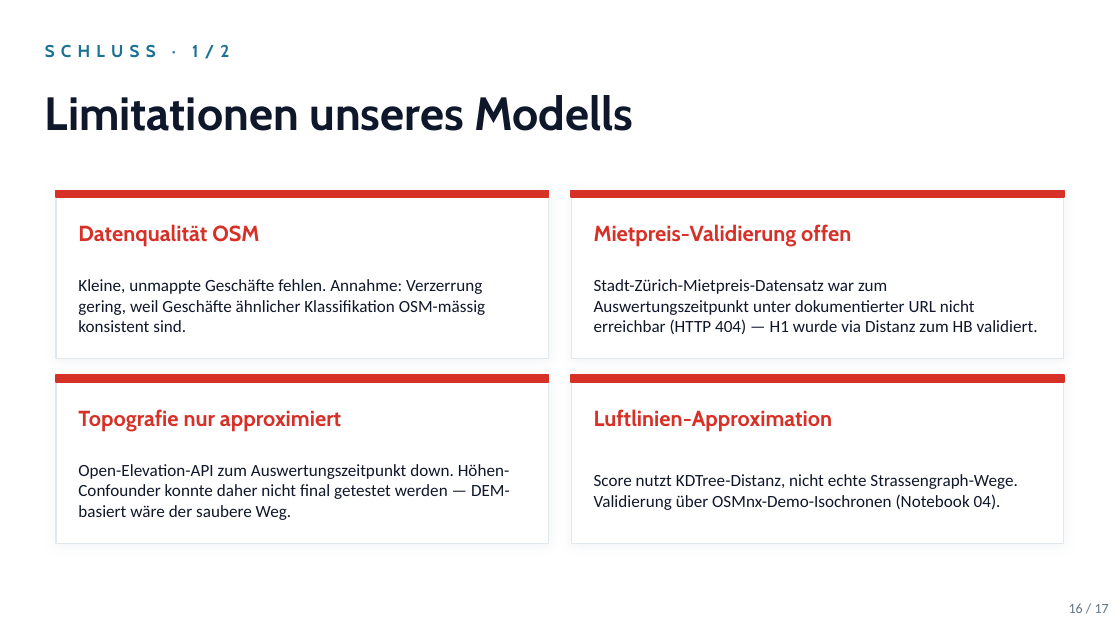
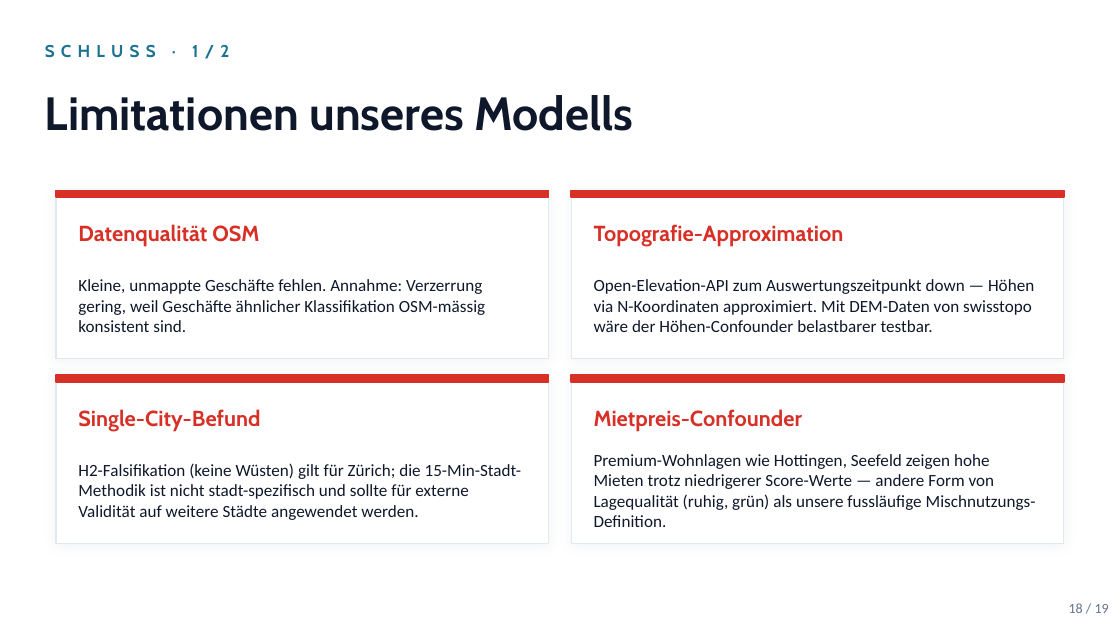
Before and after one commit to sanirmem/zh15min, a slide deck: slide 18 of reports/zh15min_slides.pptx (slide 16 before the commit). Drawn at 1120x630 pixels with LibreOffice and Linux fonts; fonts in the diff are those of the drawing. Boxes give left, top, right and bottom in pixels: in the first picture for what was removed or moved away, otherwise in the second. Text is boxed around its words. In the diff, an @@ line names an element or a change of style, - is before the commit and + after.

```diff
--- a/reports/zh15min_slides.pptx
+++ b/reports/zh15min_slides.pptx
@@ text at (594, 224, 844, 247): text changed @@
-Mietpreis-Validierung offen
+Topografie-Approximation
@@ text at (594, 279, 1034, 332): text changed @@
-Stadt-Zürich-Mietpreis-Datensatz war zum Auswertungszeitpunkt unter dokumentierter URL nicht erreichbar (HTTP 404) — H1 wurde via Distanz zum HB validiert.
+Open-Elevation-API zum Auswertungszeitpunkt down — Höhen via N-Koordinaten approximiert. Mit DEM-Daten von swisstopo wäre der Höhen-Confounder belastbarer testbar.
@@ text at (78, 409, 260, 431): text changed @@
-Topografie nur approximiert
+Single-City-Befund
@@ text at (594, 409, 803, 431): text changed @@
-Luftlinien-Approximation
+Mietpreis-Confounder
@@ text at (78, 463, 522, 520): text changed @@
-Open-Elevation-API zum Auswertungszeitpunkt down. Höhen-Confounder konnte daher nicht final getestet werden — DEM-basiert wäre der saubere Weg.
+H2-Falsifikation (keine Wüsten) gilt für Zürich; die 15-Min-Stadt-Methodik ist nicht stadt-spezifisch und sollte für externe Validität auf weitere Städte angewendet werden.
@@ text at (594, 454, 1036, 527): text changed @@
-Score nutzt KDTree-Distanz, nicht echte Strassengraph-Wege. Validierung über OSMnx-Demo-Isochronen (Notebook 04).
+Premium-Wohnlagen wie Hottingen, Seefeld zeigen hohe Mieten trotz niedrigerer Score-Werte — andere Form von Lagequalität (ruhig, grün) als unsere fussläufige Mischnutzungs-Definition.
@@ text at (1069, 603, 1109, 613): text changed @@
-16 / 17
+18 / 19
```
Also in this commit, not shown: 16 other slides changed, 2 slides added, 15 other files.
